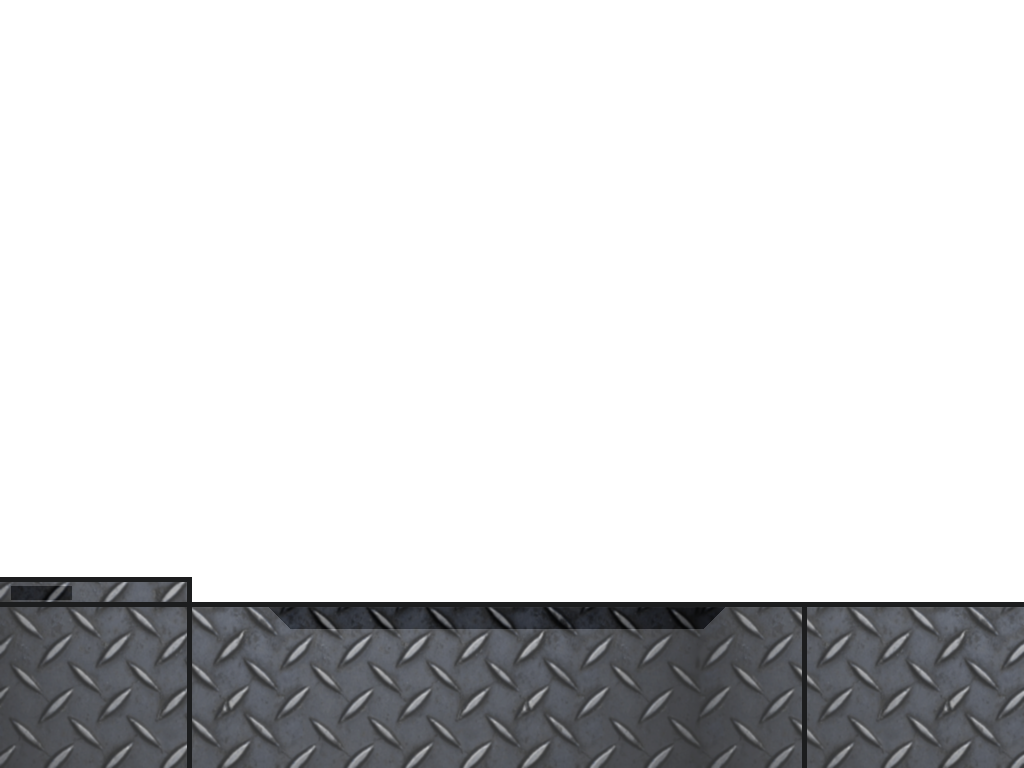
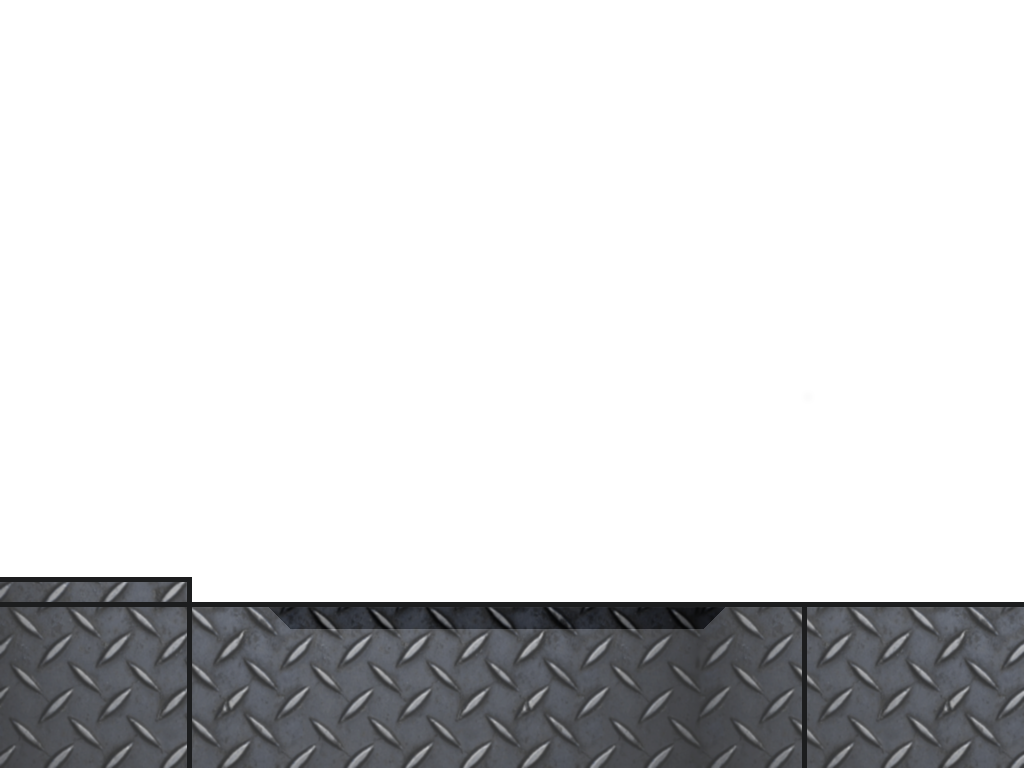
Layer changes from the first 1024px x 768px image to the second:
painted on "Ebene" over [11, 393, 812, 600]
